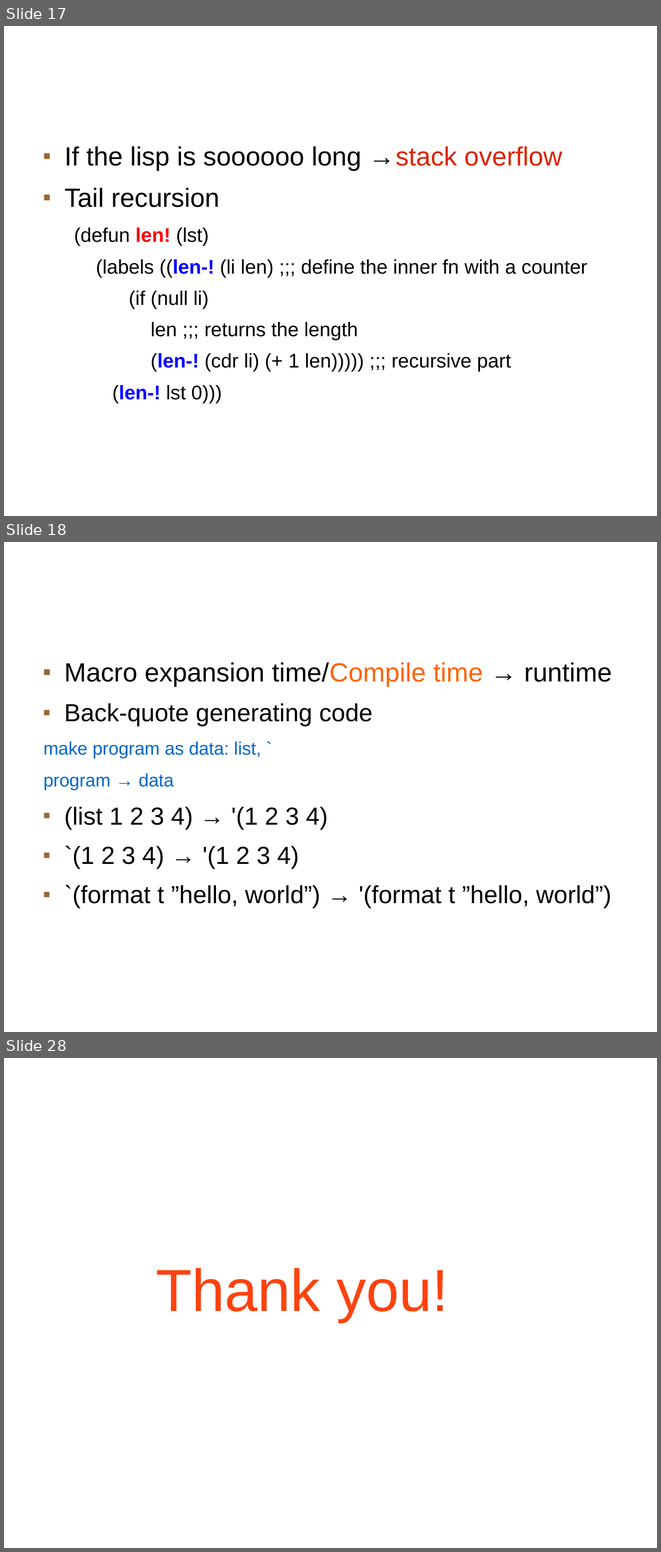
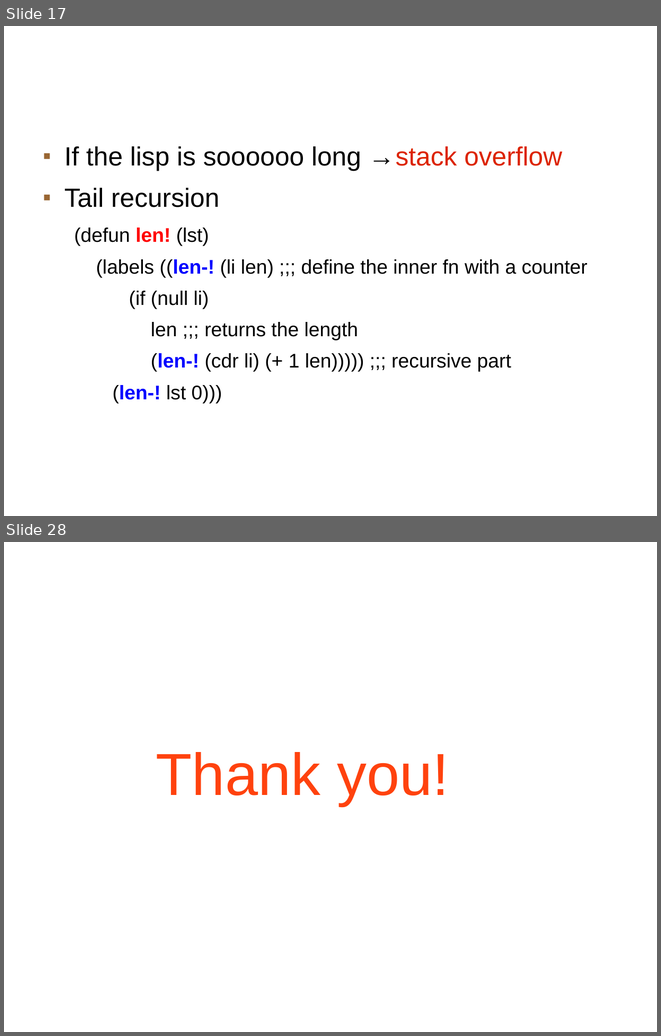
Before and after one commit to gadmyth/heroku-cl-example, a slide deck: public/Basic.Introduction.To.Lisp.ppt. Shown one above the other, each under a label of ours: slides 17, 18 and 28 before the commit, slides 17 and 28 after it; the slides between them are not shown. The pictures are 661x1552 and 661x1036 pixels, drawn with LibreOffice and Linux fonts; fonts in the diff are those of the drawing; background and template pictures are left out. Boxes give left, top, right and bottom in pixels: in the first picture for what was removed or moved away, otherwise in the second. Text is boxed around its words. In the diff, an @@ line names an element or a change of style, - is before the commit and + after.

```diff
--- a/public/Basic.Introduction.To.Lisp.ppt
+++ b/public/Basic.Introduction.To.Lisp.ppt
@@ slide 18 removed at bbox=[4, 542, 657, 1032], background picture (left out) @@
@@ title removed at bbox=[34, 542, 622, 624] @@
-Macro
@@ text removed at bbox=[43, 662, 612, 908] @@
-■ Macro expansion time/Compile time → runtime
-■ Back-quote generating code
-make program as data: list, `
-program → data
-■ (list 1 2 3 4) → '(1 2 3 4)
-■ `(1 2 3 4) → '(1 2 3 4)
-■ `(format t ”hello, world”) → '(format t ”hello, world”)
```
Also in this commit, not shown: 21 slides changed, 1 slide added, 2 other files.
